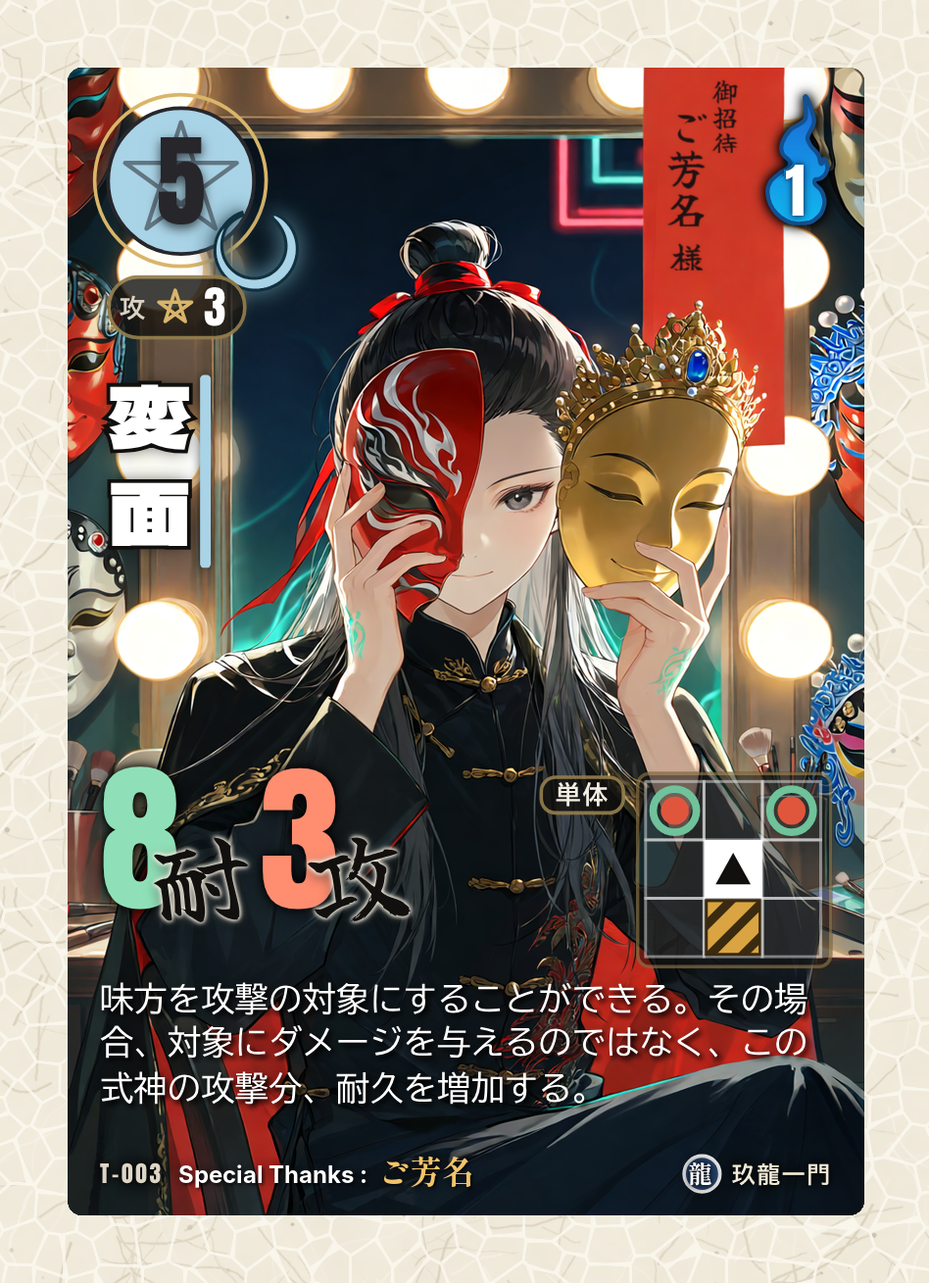
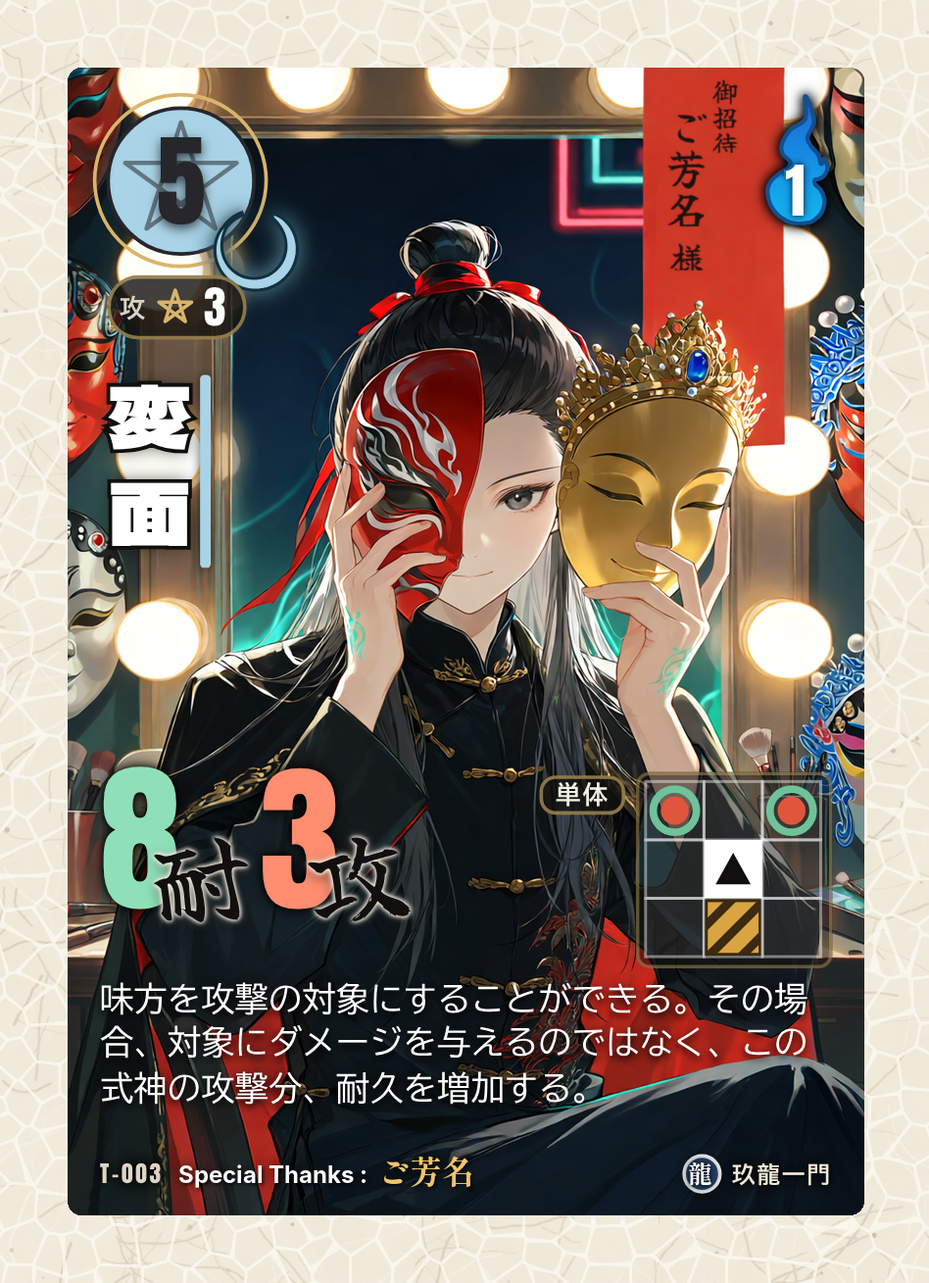
Comparing the layer stacks of the two 929 × 1283 images. Changes:
removed layer "11_効果文_白文字と影" over [96, 973, 814, 1116]
added layer "11c_効果文_白文字(影なし)" above "11b_効果文の影_内側(0 1px 2px 黒90%)" over [99, 981, 808, 1105]
added layer "11b_効果文の影_内側(0 1px 2px 黒90%)" (90%) above "11a_効果文の影_外側(0 0 4px 黒60%)" over [96, 976, 814, 1116]
added layer "11a_効果文の影_外側(0 0 4px 黒60%)" (60%) above "10_間合" over [96, 973, 814, 1116]
